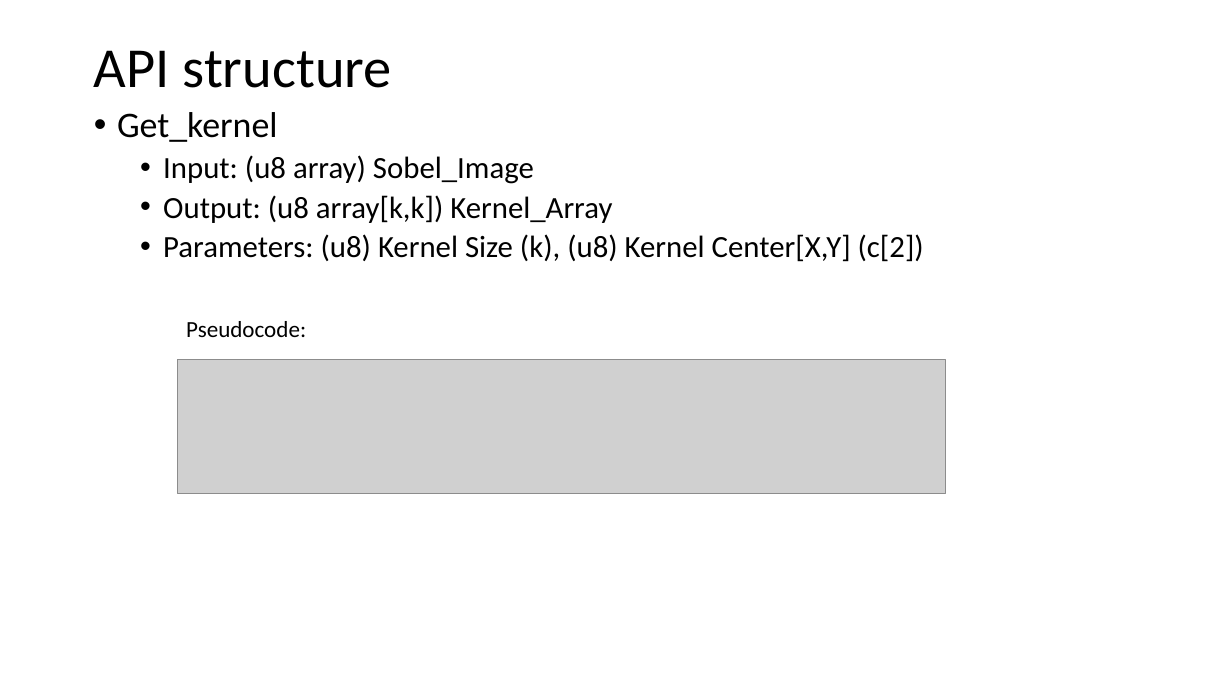
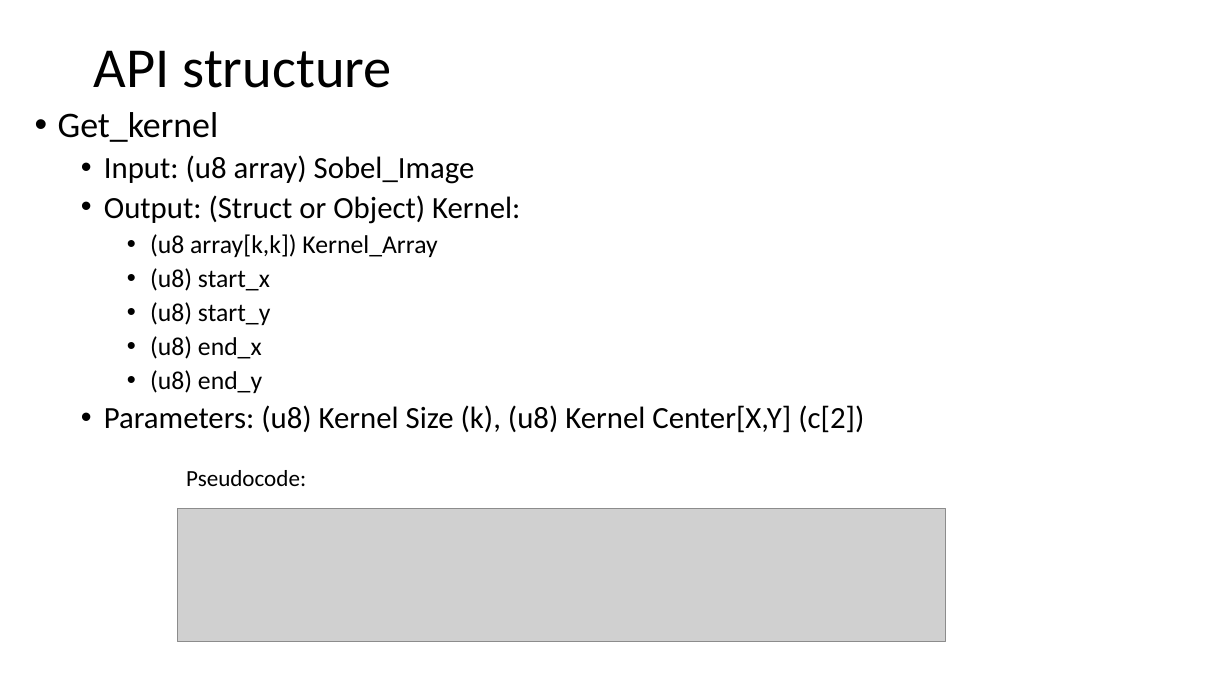
Before and after one commit to kennygnw/road_segmentation_hw, a slide deck: slide 7 of Image Segmentation of Concrete Roads.pptx (slide 6 before the commit). Drawn at 1232x693 pixels with LibreOffice and Linux fonts; fonts in the diff are those of the drawing; grey boxes stand for pictures. Boxes give left, top, right and bottom in pixels: in the first picture for what was removed or moved away, otherwise in the second. Text is boxed around its words. In the diff, an @@ line names an element or a change of style, - is before the commit and + after.

Commit message:
update ppt for 10/31

```diff
--- a/Image Segmentation of Concrete Roads.pptx
+++ b/Image Segmentation of Concrete Roads.pptx
@@ text "Get_kernel": place and size @@
-text "Get_kernel" at box(117, 112, 924, 262)
+text "Get_kernel" at box(58, 112, 864, 433)
@@ text at box(104, 195, 520, 393): text changed; size 24 to 20 pt @@
-  • Output: (u8 array[k,k]) Kernel_Array
+  • Output: (Struct or Object) Kernel:
+    • (u8 array[k,k]) Kernel_Array
+    • (u8) start_x
+    • (u8) start_y
+    • (u8) end_x
+    • (u8) end_y
@@ text "Pseudocode:": place and size @@
-text "Pseudocode:" at box(186, 321, 306, 337)
+text "Pseudocode:" at box(186, 470, 306, 486)
@@ picture: place and size @@
-picture at box(177, 360, 946, 494)
+picture at box(177, 508, 946, 642)
```
Also in this commit, not shown: 3 other slides changed, 3 slides added, 1 slide removed, 1 other file.
